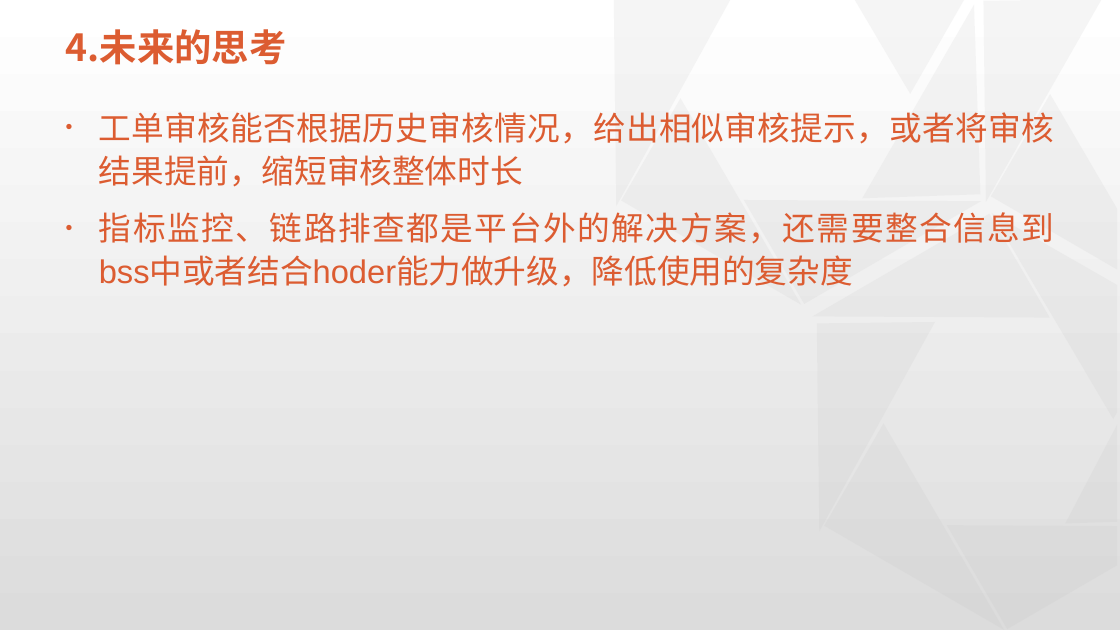
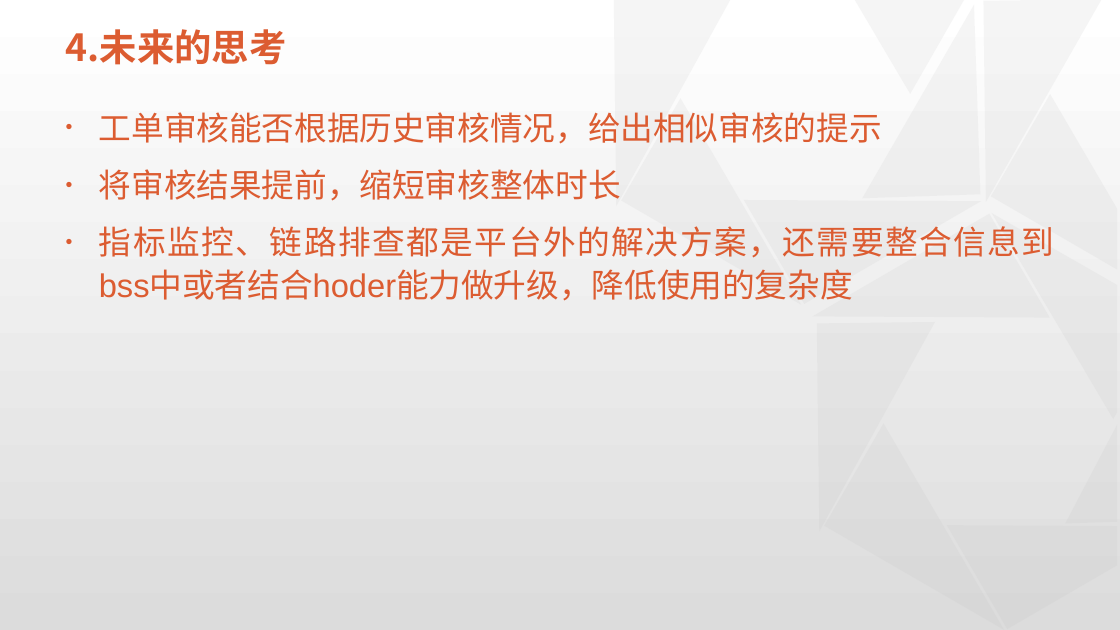
Before and after one commit to physicsLoveJava/java-miscellaneous, a slide deck: slide 24 of tech-interview/a-task/实习总结预展示板.pptx. Drawn at 1120x630 pixels with LibreOffice and Linux fonts; fonts in the diff are those of the drawing; background and template pictures are left out. Boxes give left, top, right and bottom in pixels: in the first picture for what was removed or moved away, otherwise in the second. Text is boxed around its words. In the diff, an @@ line names an element or a change of style, - is before the commit and + after.

Commit message:
update pptx

```diff
--- a/tech-interview/a-task/实习总结预展示板.pptx
+++ b/tech-interview/a-task/实习总结预展示板.pptx
@@ text at box(99, 112, 882, 201): text changed @@
-• 工单审核能否根据历史审核情况，给出相似审核提示，或者将审核结果提前，缩短审核整体时长
+• 工单审核能否根据历史审核情况，给出相似审核的提示
+• 将审核结果提前，缩短审核整体时长
```
Also in this commit, not shown: 4 other slides changed, 1 other file.
